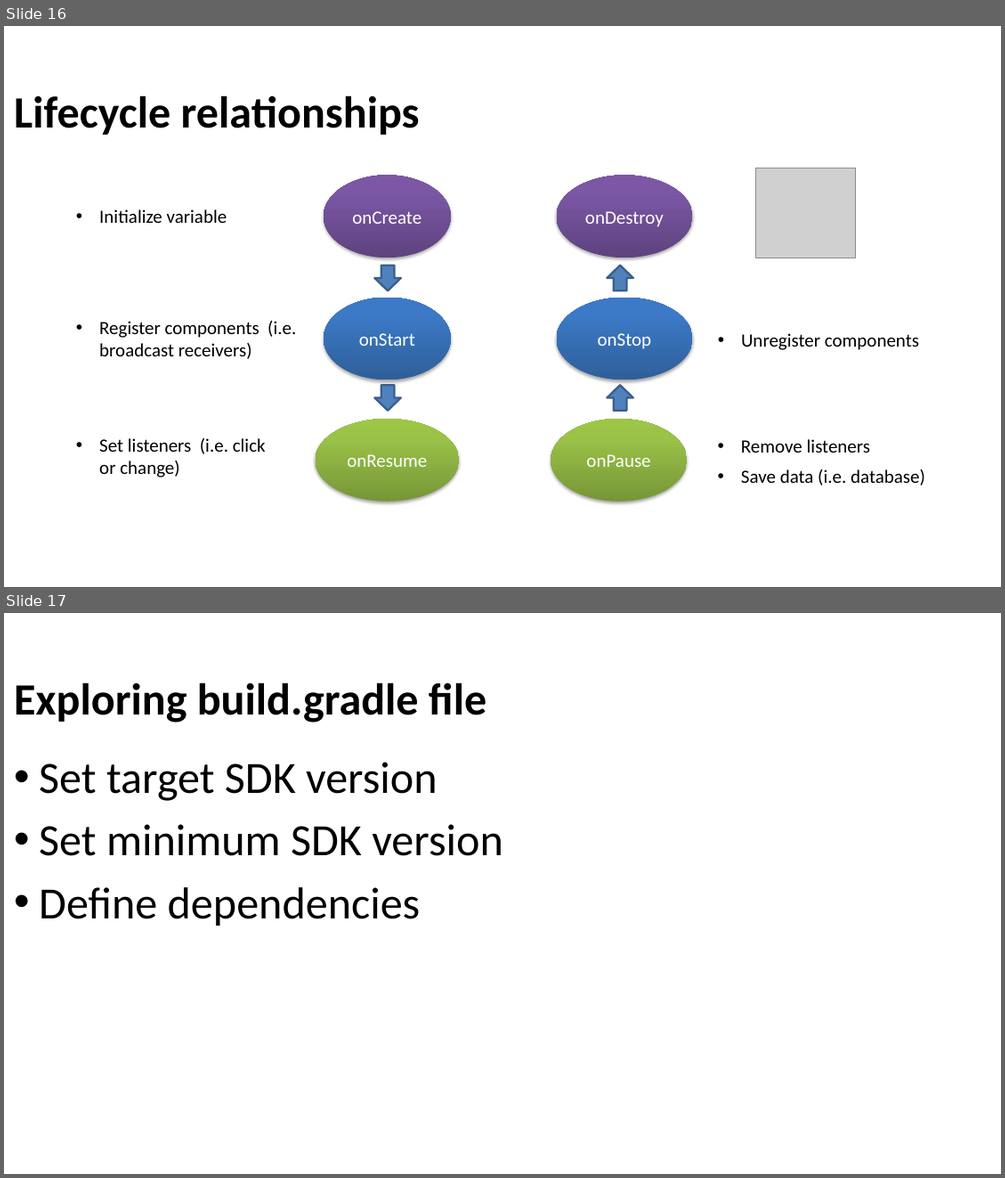
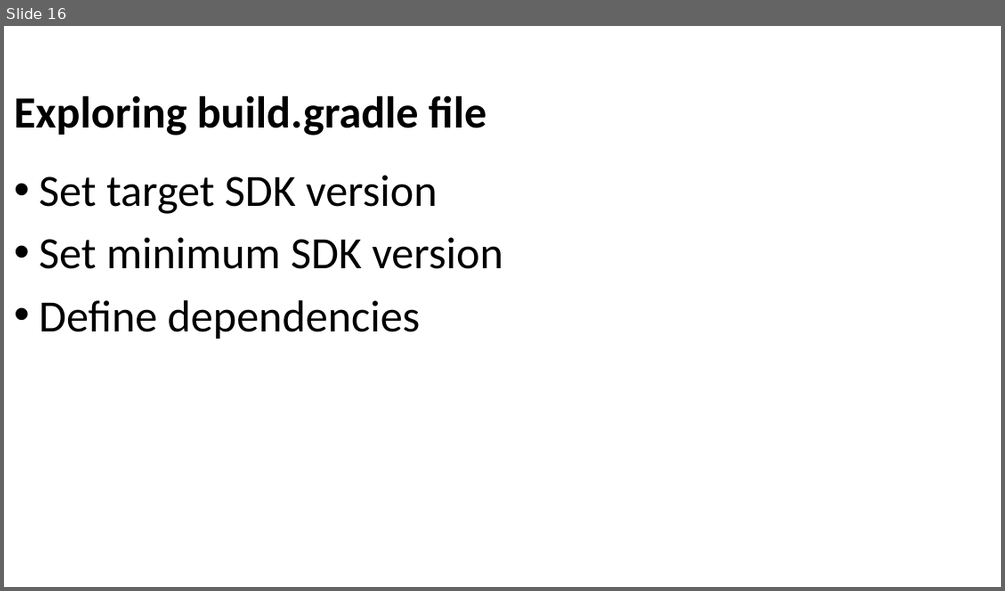
Before and after one commit to Batch-xx/Android-Lunch-Learn, a slide deck: slides/Android Studio_Activities_Fragments.pptx. Shown one above the other, each under a label of ours: slides 16 and 17 before the commit, slide 16 after it. The pictures are 1005x1178 and 1005x591 pixels, drawn with LibreOffice and Linux fonts; fonts in the diff are those of the drawing; grey boxes stand for pictures; background and template pictures are left out. Boxes give left, top, right and bottom in pixels: in the first picture for what was removed or moved away, otherwise in the second. Text is boxed around its words. In the diff, an @@ line names an element or a change of style, - is before the commit and + after.

```diff
--- a/slides/Android Studio_Activities_Fragments.pptx
+++ b/slides/Android Studio_Activities_Fragments.pptx
@@ slide 16 removed at box(4, 26, 1001, 587), background picture (left out) @@
@@ title removed at box(14, 95, 420, 135) @@
-Lifecycle relationships
@@ ellipse removed at box(324, 175, 451, 257) @@
-onCreate
@@ ellipse removed at box(557, 175, 693, 257) @@
-onDestroy
@@ picture removed at box(755, 168, 855, 257) @@
@@ text removed at box(99, 209, 227, 223) @@
-• Initialize variable
@@ right arrow removed at box(374, 265, 401, 290) @@
@@ right arrow removed at box(607, 265, 633, 290) @@
@@ ellipse removed at box(324, 297, 451, 379) @@
-onStart
@@ ellipse removed at box(557, 297, 693, 379) @@
-onStop
@@ text removed at box(99, 321, 296, 359) @@
-• Register components (i.e. broadcast receivers)
@@ text removed at box(741, 333, 919, 350) @@
-• Unregister components
@@ right arrow removed at box(374, 385, 401, 410) @@
@@ right arrow removed at box(607, 385, 633, 410) @@
@@ ellipse removed at box(316, 418, 459, 501) @@
-onResume
@@ ellipse removed at box(550, 418, 687, 501) @@
-onPause
@@ text removed at box(99, 438, 266, 477) @@
-• Set listeners (i.e. click or change)
@@ text removed at box(741, 439, 870, 452) @@
-• Remove listeners
@@ text removed at box(741, 469, 925, 485) @@
-• Save data (i.e. database)
@@ what was slide 17 is now slide 16 @@
```
Also in this commit, not shown: 6 slides changed, 4 slides added, 5 other slides removed, 1 other file.
